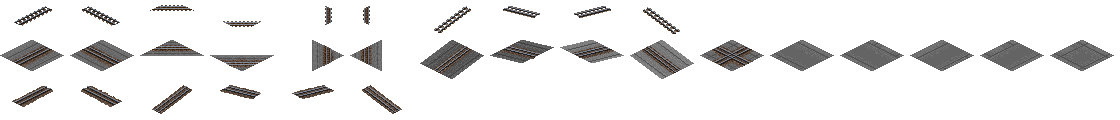
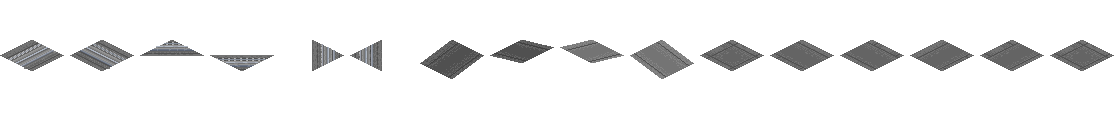
The second 1120×120 image is a revision of the first. Changes to its layers:
showed "Guideway" over [8,42,373,69]
hid group "1067" (1st of 2) (3 layers) over [10,5,753,114]
hid "Grid" over [8,5,753,114]
